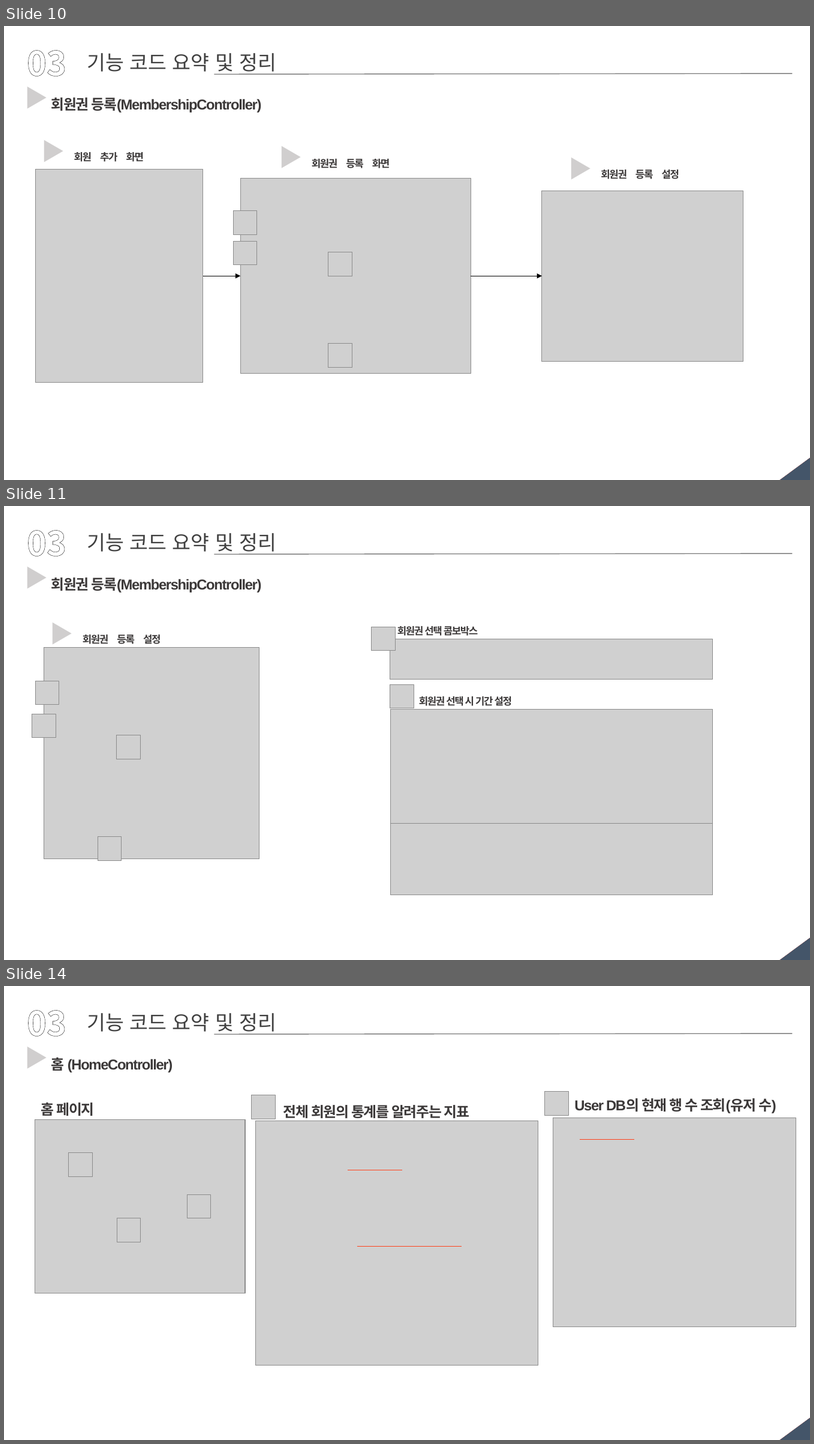
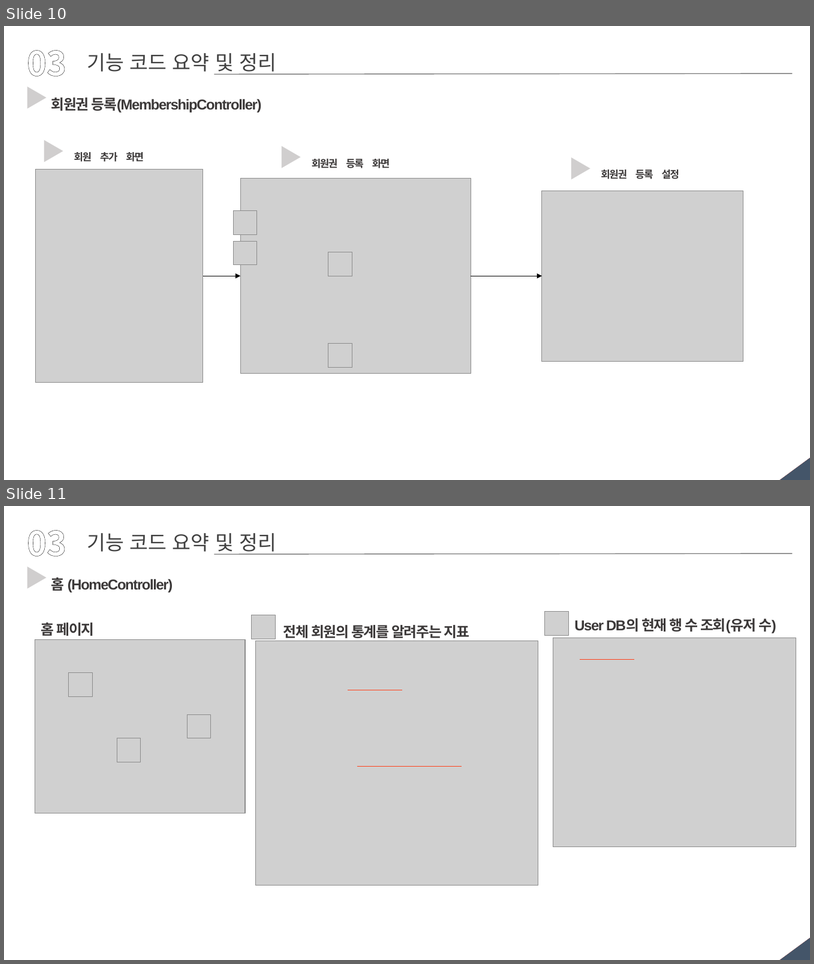
Before and after one commit to GyuminGomin/HealthKiosk, a slide deck: pilot project 파일/팀별 프로젝트 수행 결과 작성 양식 - 발표용.pptx. Shown one above the other, each under a label of ours: slides 10, 11 and 14 before the commit, slides 10 and 11 after it; the slides between them are not shown. The pictures are 814x1444 and 814x964 pixels, drawn with LibreOffice and Linux fonts; fonts in the diff are those of the drawing; grey boxes stand for pictures. Boxes give left, top, right and bottom in pixels: in the first picture for what was removed or moved away, otherwise in the second. Text is boxed around its words. In the diff, an @@ line names an element or a change of style, - is before the commit and + after.

```diff
--- a/pilot project 파일/팀별 프로젝트 수행 결과 작성 양식 - 발표용.pptx
+++ b/pilot project 파일/팀별 프로젝트 수행 결과 작성 양식 - 발표용.pptx
@@ slide 11 removed at (4,506,810,960), background #FFFFFF; not listed: 2 template elements that a slide beside it also shows @@
@@ text removed at (27,530,66,556) @@
-03
@@ text removed at (87,533,276,555) @@
-기능 코드 요약 및 정리
@@ line removed from (215, 555) to (793, 553) @@
@@ text removed at (18,560,52,594) @@
-▶
@@ text removed at (51,577,262,592) @@
-회원권 등록(MembershipController)
@@ text removed at (44,616,77,651) @@
-▶
@@ picture removed at (372,627,396,651) @@
@@ text removed at (398,626,479,636) @@
-회원권 선택 콤보박스
@@ picture removed at (44,647,260,859) @@
@@ text removed at (83,634,161,644) @@
-회원권 등록 설정
@@ picture removed at (390,639,713,678) @@
@@ picture removed at (35,681,59,705) @@
@@ picture removed at (390,684,415,708) @@
@@ text removed at (419,696,513,706) @@
-회원권 선택 시 기간 설정
@@ picture removed at (32,714,56,738) @@
@@ picture removed at (390,709,713,823) @@
@@ picture removed at (117,735,140,759) @@
@@ picture removed at (390,823,713,895) @@
@@ picture removed at (98,837,122,860) @@
@@ what was slide 14 is now slide 11 @@
```
Also in this commit, not shown: 2 slides changed, 4 other slides removed, 2 other files.
